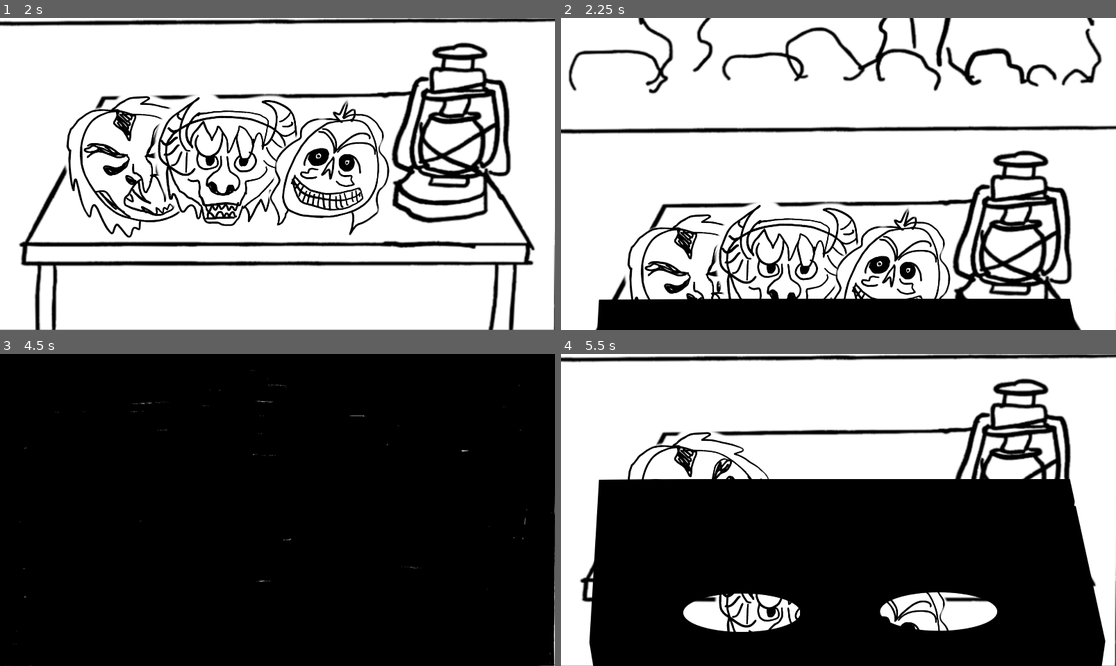
Above: before the commit, frames 1-4 (two rows, left to right).
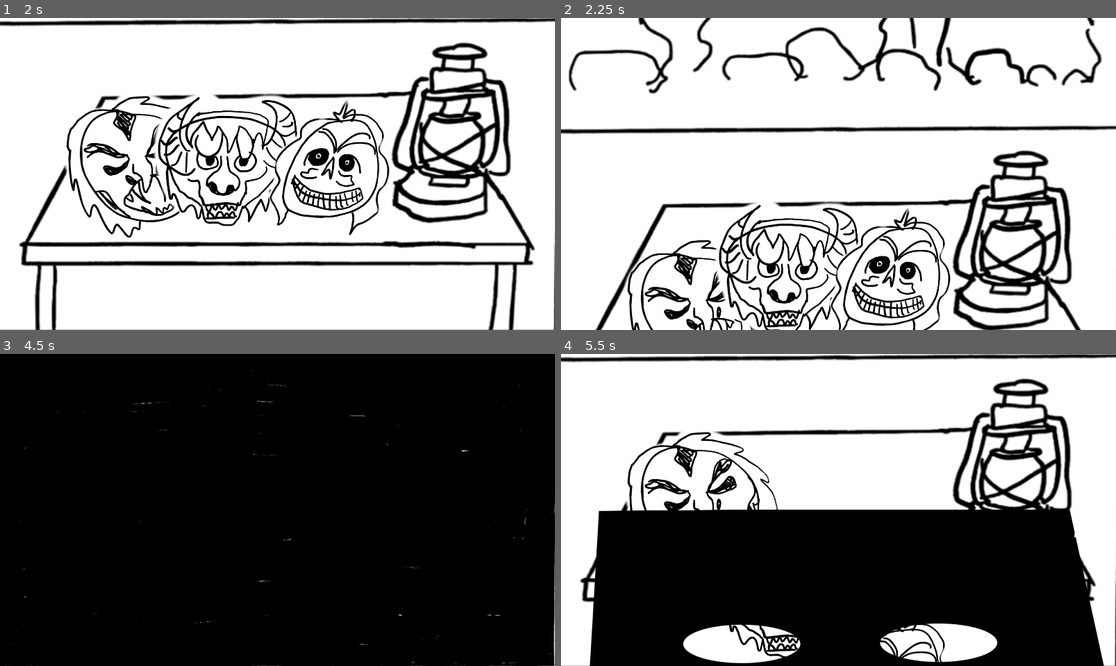
Above: after the commit, the same moments.

Repository: serrureriehurluberlesque/GGJ2026
Game: Godot game, scene res://scenes/main/main.tscn
The game is run twice, just before and just after one commit, with the same random seed, the same clock (stepped at 60 frames per second) and the same inputs. The engine's default icon, where the game draws it, is replaced by a stand-in: a white triangle on a blue panel in a dark square.
Inputs (mouse positions are in pixels of both pictures, inside the frame that each line leads up to):
- Up to frame 1 (2 s): tap Enter at 0.5 s; move the mouse to (399, 158) at 0.52 s; hold Up (ui_up) 0.53-1.28 s; hold E (activate) 0.53-1.28 s; click (399, 158) at 0.67 s; tap Space at 1.25 s; move the mouse to (166, 189) at 1.27 s; hold Down (ui_down) from 1.28 s (still down); click (166, 189) at 1.35 s
- Up to frame 2 (2.25 s): move the mouse to (699, 164) at 2.02 s; release Down (ui_down) at 2.03 s; hold Up (ui_up) from 2.03 s (still down); hold E (activate) from 2.03 s (still down); click (699, 164) at 2.17 s
- Up to frame 3 (4.5 s): move the mouse to (249, 572) at 2.77 s; release E (activate) at 2.78 s; click (249, 572) at 2.85 s; tap Enter at 3.5 s; move the mouse to (444, 556) at 3.52 s; release Up (ui_up) at 3.53 s; hold E (activate) 3.53-4.28 s; hold Down (ui_down) from 3.53 s (still down); move the mouse to (233, 497) at 4.27 s; click (233, 497) at 4.35 s
- Up to frame 4 (5.5 s): keep holding Down (ui_down); move the mouse to (888, 503) at 5.02 s; hold E (activate) from 5.03 s (still down); click (888, 503) at 5.17 s

Frame 1 is identical in both runs. In frame 2, 8.9% of the frame differs, in the area x 6-93%, y 62-100%; in frame 3, less than 0.1%; in frame 4, 15%, in the area x 5-99%, y 40-100%.

Commit message:
animations masks mieux

Diff:
--- a/ggj2026/scenes/main/main.tscn
+++ b/ggj2026/scenes/main/main.tscn
@@ -46,7 +46,7 @@
 tracks/0/interp = 1
 tracks/0/loop_wrap = true
 tracks/0/keys = {
-"times": PackedFloat32Array(0, 0.5),
+"times": PackedFloat32Array(0.2, 0.4),
 "transitions": PackedFloat32Array(1, 1),
 "update": 0,
 "values": [Vector2(0, 1080), Vector2(0, 0)]
@@ -71,19 +71,19 @@
 unique_name_in_owner = true
 position = Vector2(483, 1586)
 scale = Vector2(0.5, 0.5)
-type = "3"
+type = 3
 
 [node name="mask_2" parent="." unique_id=1924044574 instance=ExtResource("5_yyfjg")]
 unique_name_in_owner = true
 position = Vector2(799, 1575)
 scale = Vector2(0.5, 0.5)
-type = "2"
+type = 2
 
 [node name="mask_1" parent="." unique_id=1302221822 instance=ExtResource("5_yyfjg")]
 unique_name_in_owner = true
 position = Vector2(1138, 1600)
 scale = Vector2(0.4, 0.4)
-type = "1"
+type = 1
 
 [node name="bg_off" type="TextureRect" parent="." unique_id=1154403445]
 unique_name_in_owner = true
--- a/ggj2026/scenes/main/mask.tscn
+++ b/ggj2026/scenes/main/mask.tscn
@@ -26,7 +26,7 @@
 tracks/0/interp = 1
 tracks/0/loop_wrap = true
 tracks/0/keys = {
-"times": PackedFloat32Array(0.033333335, 0.5),
+"times": PackedFloat32Array(0, 0.4),
 "transitions": PackedFloat32Array(1, 1),
 "update": 0,
 "values": [Vector2(0, 0), Vector2(0, 2000)]
@@ -41,7 +41,7 @@
 tracks/0/interp = 1
 tracks/0/loop_wrap = true
 tracks/0/keys = {
-"times": PackedFloat32Array(0, 0.5),
+"times": PackedFloat32Array(0.1, 0.4),
 "transitions": PackedFloat32Array(1, 1),
 "update": 0,
 "values": [Vector2(0, 2000), Vector2(0, 0)]
